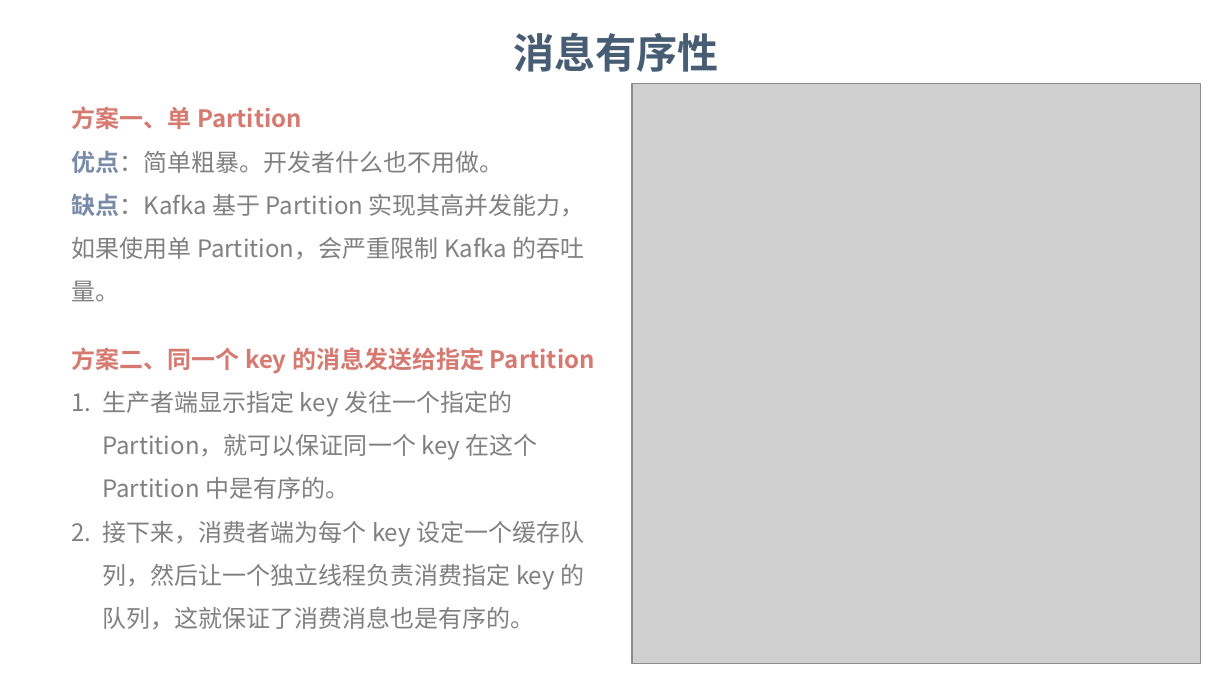
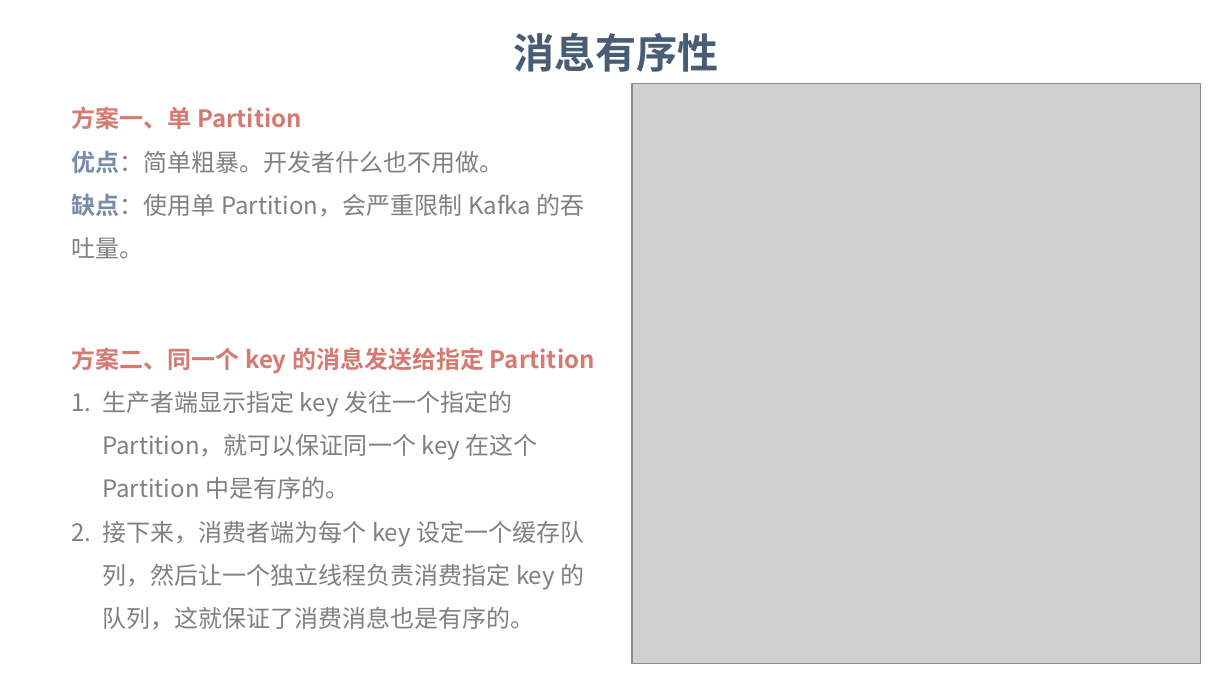
Before and after one commit to dunwu/bigdata-tutorial, a slide deck: slide 36 of assets/kafka/kafka.pptx. Drawn at 1232x693 pixels with LibreOffice and Linux fonts; fonts in the diff are those of the drawing; grey boxes stand for pictures; background and template pictures are left out. Boxes give left, top, right and bottom in pixels: in the first picture for what was removed or moved away, otherwise in the second. Text is boxed around its words. In the diff, an @@ line names an element or a change of style, - is before the commit and + after.

```diff
--- a/assets/kafka/kafka.pptx
+++ b/assets/kafka/kafka.pptx
@@ text at [72,193,585,259]: text changed @@
-缺点：Kafka 基于 Partition 实现其高并发能力，如果使用单 Partition，会严重限制 Kafka 的吞吐量。
+缺点：使用单 Partition，会严重限制 Kafka 的吞吐量。
```
Also in this commit, not shown: 18 other slides changed, 2 other files.
